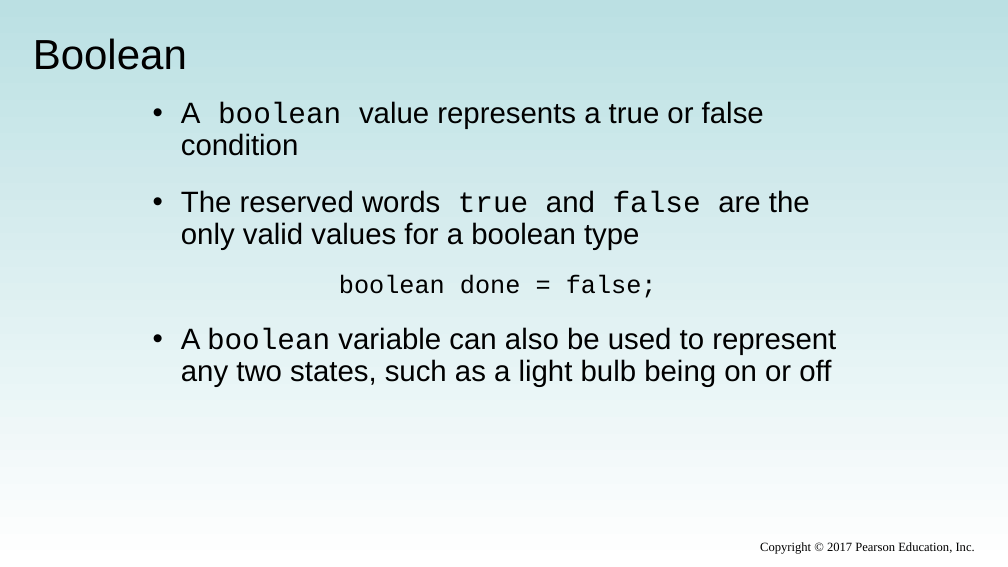
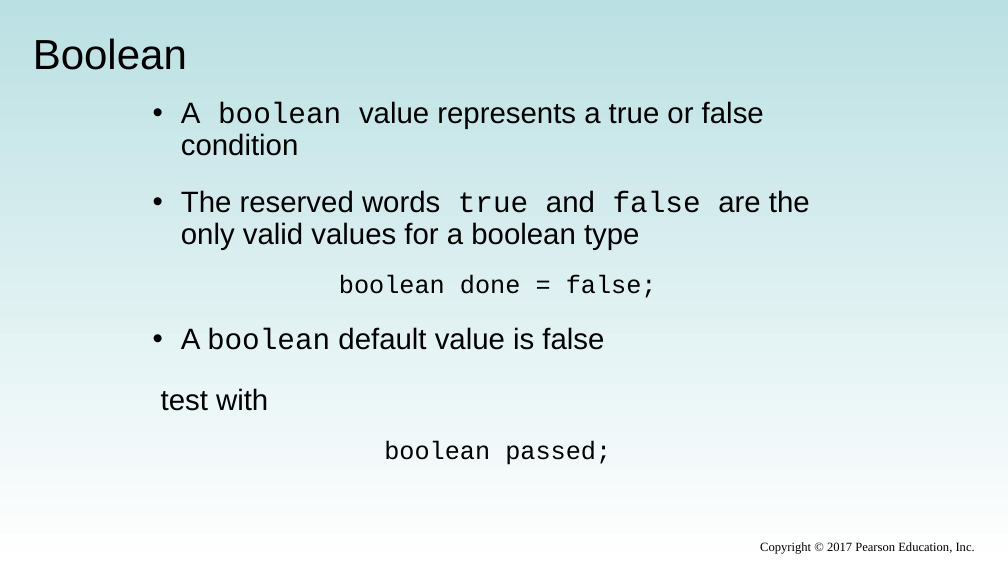
Before and after one commit to xiaoleibi/DMU26, a slide deck: slide 26 of ppt/Uge38 Datatype og expression (1).pptx (slide 24 before the commit). Drawn at 1008x567 pixels with LibreOffice and Linux fonts; fonts in the diff are those of the drawing. Boxes give left, top, right and bottom in pixels: in the first picture for what was removed or moved away, otherwise in the second. Text is boxed around its words. In the diff, an @@ line names an element or a change of style, - is before the commit and + after.

```diff
--- a/ppt/Uge38 Datatype og expression (1).pptx
+++ b/ppt/Uge38 Datatype og expression (1).pptx
@@ text at <box>161,327,611,465</box>: text changed @@
-• A boolean variable can also be used to represent any two states, such as a light bulb being on or off
+• A boolean default value is false
+test with
+boolean passed;
```
Also in this commit, not shown: 9 other slides changed, 2 slides added, 4 slides removed.
